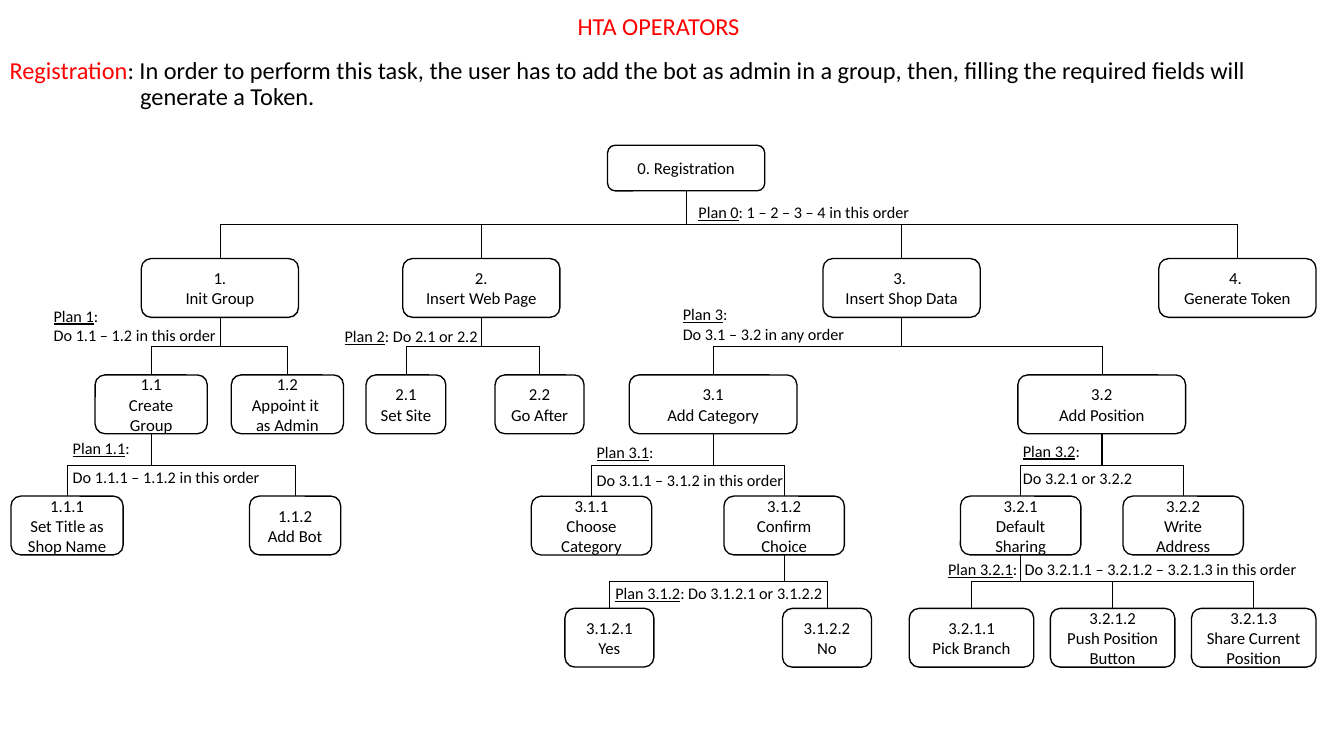
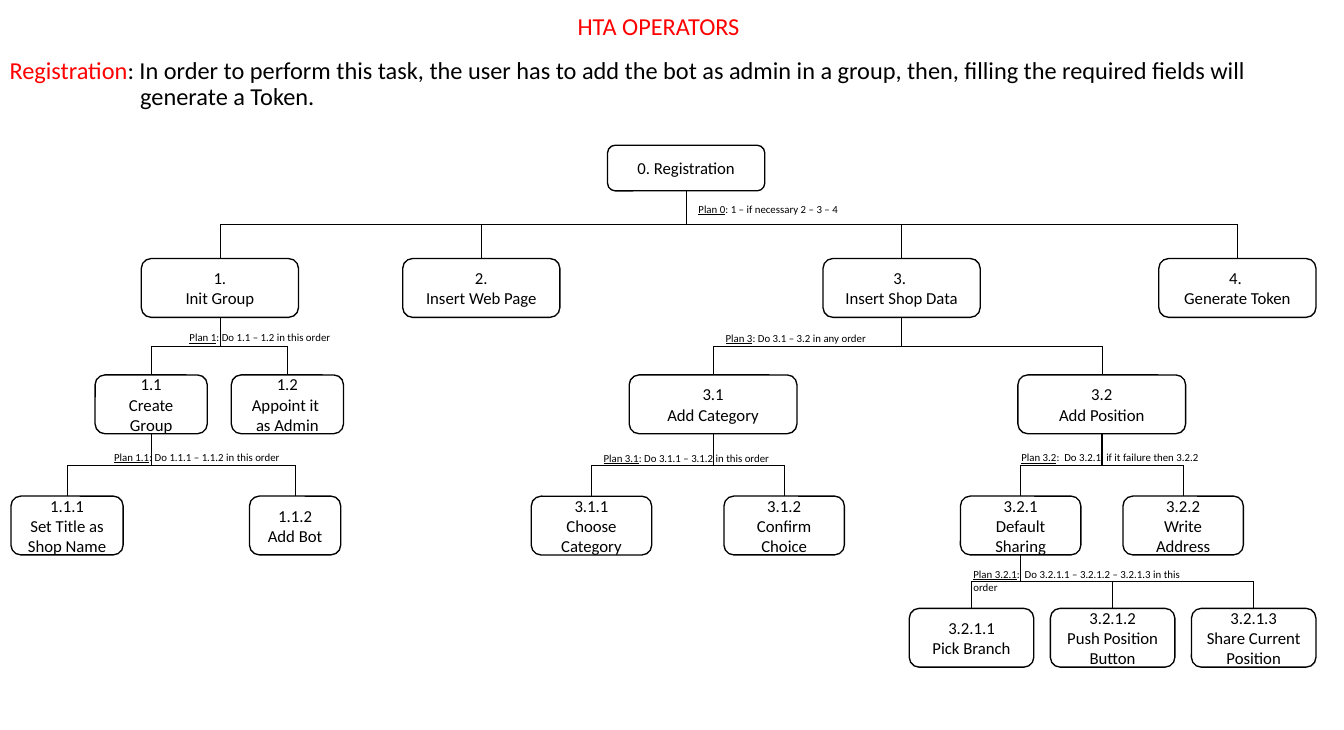
Before and after one commit to LucaTomei/HCI_Project, a slide deck: slide 1 of Report/HTA.pptx. Drawn at 1344x730 pixels with LibreOffice and Linux fonts; fonts in the diff are those of the drawing. Boxes give left, top, right and bottom in pixels: in the first picture for what was removed or moved away, otherwise in the second. Text is boxed around its words. In the diff, an @@ line names an element or a change of style, - is before the commit and + after.

```diff
--- a/Report/HTA.pptx
+++ b/Report/HTA.pptx
@@ text at bbox=[698, 205, 837, 215]: text changed; size 12 to 8 pt @@
-Plan 0: 1 – 2 – 3 – 4 in this order
+Plan 0: 1 – if necessary 2 – 3 – 4
@@ elbow line removed from (481, 317) to (406, 375) @@
@@ elbow line removed from (481, 317) to (539, 375) @@
@@ text at bbox=[189, 333, 330, 344]: text changed; size 12 to 8 pt @@
-Plan 1:
-Do 1.1 – 1.2 in this order
+Plan 1: Do 1.1 – 1.2 in this order
@@ text removed at bbox=[345, 330, 478, 347] @@
-Plan 2: Do 2.1 or 2.2
@@ text at bbox=[726, 334, 866, 344]: text changed; size 12 to 8 pt @@
-Plan 3:
-Do 3.1 – 3.2 in any order
+Plan 3: Do 3.1 – 3.2 in any order
@@ rounded rectangle removed at bbox=[366, 375, 446, 433] @@
-2.1
-Set Site
@@ rounded rectangle removed at bbox=[495, 375, 584, 433] @@
-2.2
-Go After
@@ text at bbox=[114, 452, 279, 464]: text changed; size 12 to 8 pt @@
-Plan 1.1:
-Do 1.1.1 – 1.1.2 in this order
+Plan 1.1: Do 1.1.1 – 1.1.2 in this order
@@ text at bbox=[604, 454, 769, 464]: text changed; size 12 to 8 pt @@
-Plan 3.1:
-Do 3.1.1 – 3.1.2 in this order
+Plan 3.1: Do 3.1.1 – 3.1.2 in this order
@@ text at bbox=[1021, 453, 1198, 465]: text changed; size 12 to 8 pt @@
-Plan 3.2:
-Do 3.2.1 or 3.2.2
+Plan 3.2: Do 3.2.1, if it failure then 3.2.2
@@ elbow line removed from (783, 555) to (609, 608) @@
@@ elbow line removed from (783, 555) to (827, 608) @@
@@ text "Plan 3.2.1: Do 3.2.1.1 – ...": place and size @@
-text "Plan 3.2.1: Do 3.2.1.1 – ..." at bbox=[948, 563, 1296, 578]
+text "Plan 3.2.1: Do 3.2.1.1 – ..." at bbox=[973, 570, 1180, 591]
@@ text "Plan 3.2.1: Do 3.2.1.1 – ..." at bbox=[973, 570, 1180, 591]: size 12 to 8 pt @@
@@ text removed at bbox=[615, 587, 822, 602] @@
-Plan 3.1.2: Do 3.1.2.1 or 3.1.2.2
@@ rounded rectangle removed at bbox=[564, 608, 653, 667] @@
-3.1.2.1
-Yes
@@ rounded rectangle removed at bbox=[782, 608, 871, 667] @@
-3.1.2.2
-No
```
Also in this commit, not shown: 3 other files.
